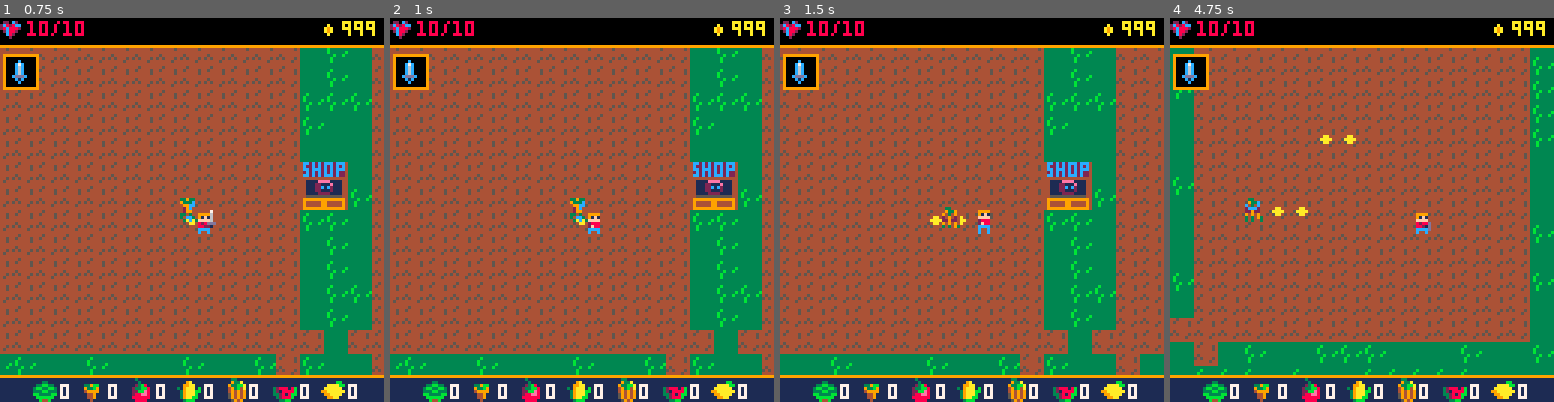
Above: before the commit, frames 1-4 (left to right).
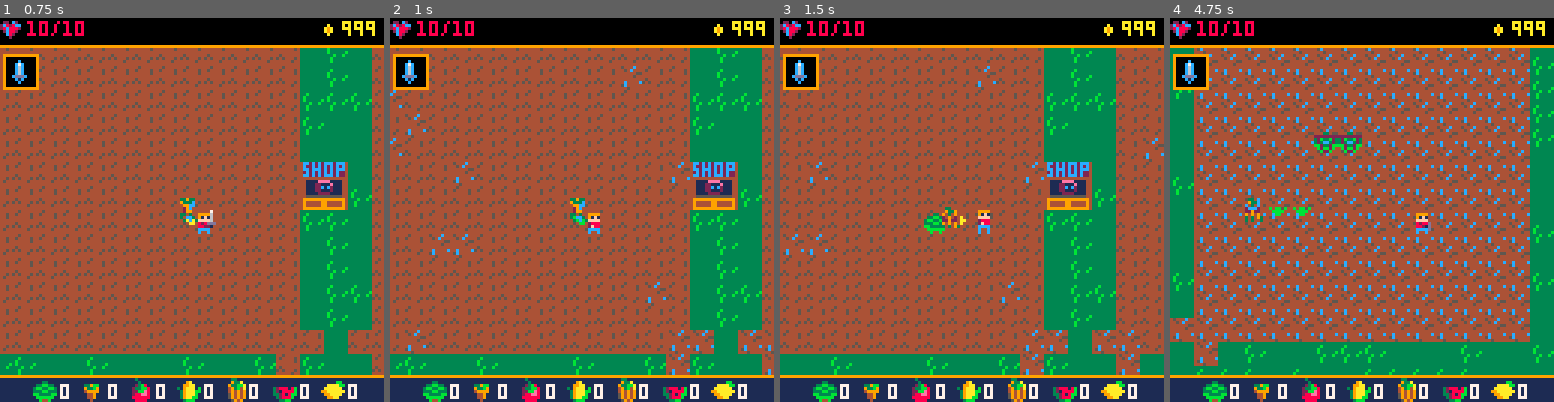
Above: after the commit, the same moments.

Repository: alexjbusch/GameJam2020
Game: PICO-8 cartridge GMTK-GameJam2020-Game/necrofarmicon.p8
The game is run twice, just before and just after one commit, with the same random seed, the same clock (stepped at 60 frames per second) and the same inputs.
Inputs:
- Up to frame 1 (0.75 s): tap X (X key) at 0.33 s; tap O (Z key) at 0.7 s
- Up to frame 2 (1 s): no input
- Up to frame 3 (1.5 s): tap X (X key) at 1.07 s
- Up to frame 4 (4.75 s): hold Right 1.6-2.1 s; tap O (Z key) every 0.4 s from 1.7 to 4.5 s; tap X (X key) at 1.85, 2.97, 4.08 s; hold Up 2.15-2.42 s; hold Right 2.47-3.03 s; hold Left 3.08-3.58 s; hold Down 3.63-3.97 s; hold Right 4.02-4.68 s; hold Up from 4.73 s (still down)

Frame 1 is identical in both runs. In frame 2, 1.6% of the frame differs, in the area x 0-100%, y 12-93%; in frame 3, 1.6%; in frame 4, 19%, in the area x 0-94%, y 7-91%.

Commit message:
added explosion code

Diff:
--- a/GMTK-GameJam2020-Game/necrofarmicon.p8
+++ b/GMTK-GameJam2020-Game/necrofarmicon.p8
@@ -15,8 +15,10 @@
 enemies = {}
 items = {}
 runes={}
-
-plant_grow_time=15 --seconds
+explosions={}
+
+enemy_count =0
+plant_grow_time=1--15 --seconds
 plant_death_time=5--seconds
 delta_time = 1/60 --time since last frame
 --note that delta_time is 1/30
@@ -27,7 +29,7 @@
 corruption_range=2--tiles
 corruption_timer=0
 random_corruption_timer=0
-time_till_next_corruption = 5
+time_till_next_corruption = 1
 
 boundary_x =256
 boundary_y =256
@@ -63,10 +65,15 @@
    for b in all(plants) do
     b:update()
    end
+   enemy_count =0
    for b in all(enemies) do
     b:update()
+    enemy_count +=1
    end
    for b in all(items) do
+    b:update()
+   end
+   for b in all(explosions) do
     b:update()
    end
   end
@@ -96,6 +103,9 @@
    b:draw()
   end
   for b in all(enemies) do
+   b:draw()
+  end
+  for b in all(explosions) do
    b:draw()
   end
   player:draw()
@@ -197,6 +207,40 @@
 }
 add(runes,rune)
 return rune
+end
+
+--explosion code
+function generate_explosion_particles(xin,yin)
+explosion = {
+ x=63,
+ y=63,
+ speed = .5,
+ dx=(rnd(2)-1),
+ dy=(rnd(2)-1),
+ lifespan =rnd(40)-5,
+ draw=function(self)
+		pset(self.x,self.y,11)
+	end,
+	update=function(self)
+	 self.x+=self.dx*self.speed
+	 self.y+=self.dy*self.speed
+	 self.lifespan-=1
+	 if self.lifespan<0 then
+	  del(explosions,self)
+	 end
+	end
+}
+explosion.x = xin
+explosion.y = yin
+add(explosions,explosion)
+end
+
+function create_explosion(xin,yin)
+ particle_count = 0
+	while particle_count<100 do
+		  generate_explosion_particles(xin,yin)
+		  particle_count += 1
+	end
 end
 -->8
 --player
@@ -498,6 +542,7 @@
  end
  if enemy != nil then
   del(enemies,enemy)
+  create_explosion(enemy.x,enemy.y)
  end
 end,
 
@@ -720,7 +765,6 @@
   == 77then --corrupted dirt
    if not self.corrupted then
     self.corrupted=true
-    --this line creates the rune
     self.rune = make_rune(self.x,self.y,self)
    end
  end
@@ -730,7 +774,6 @@
   else
    create_enemy(self.x,self.y,self.class)
    del(plants,self)
-   -- this is where i would delete the rune if i knew how
   end
  end
 end
